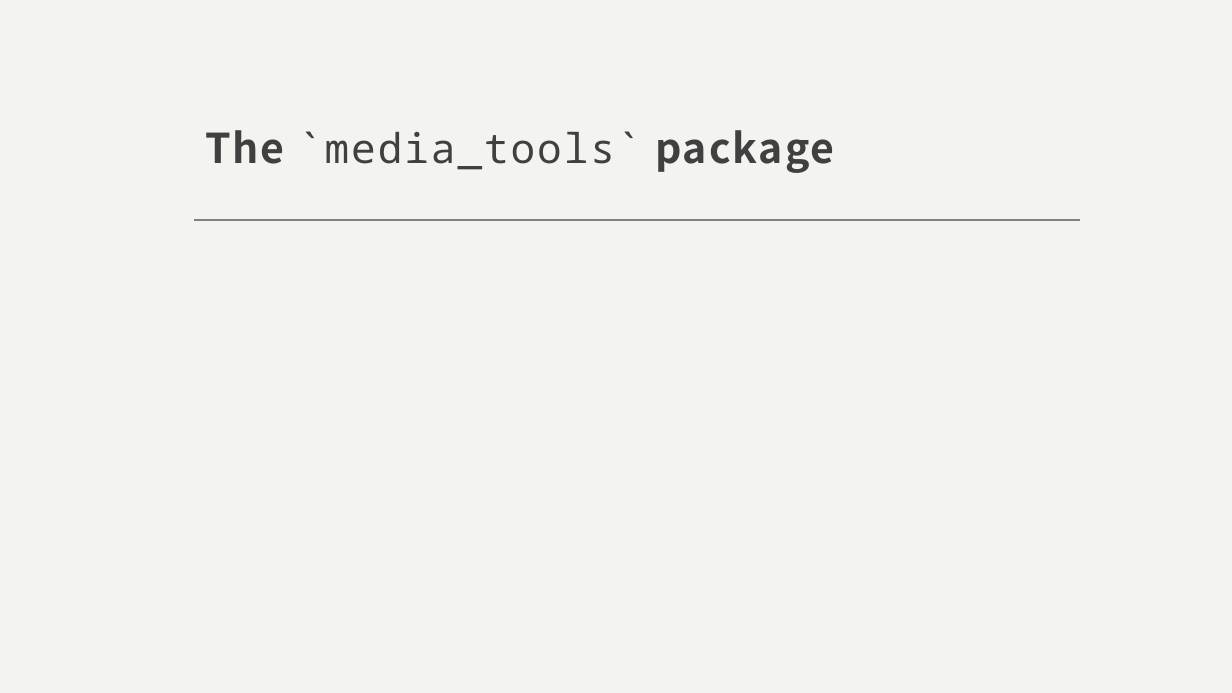
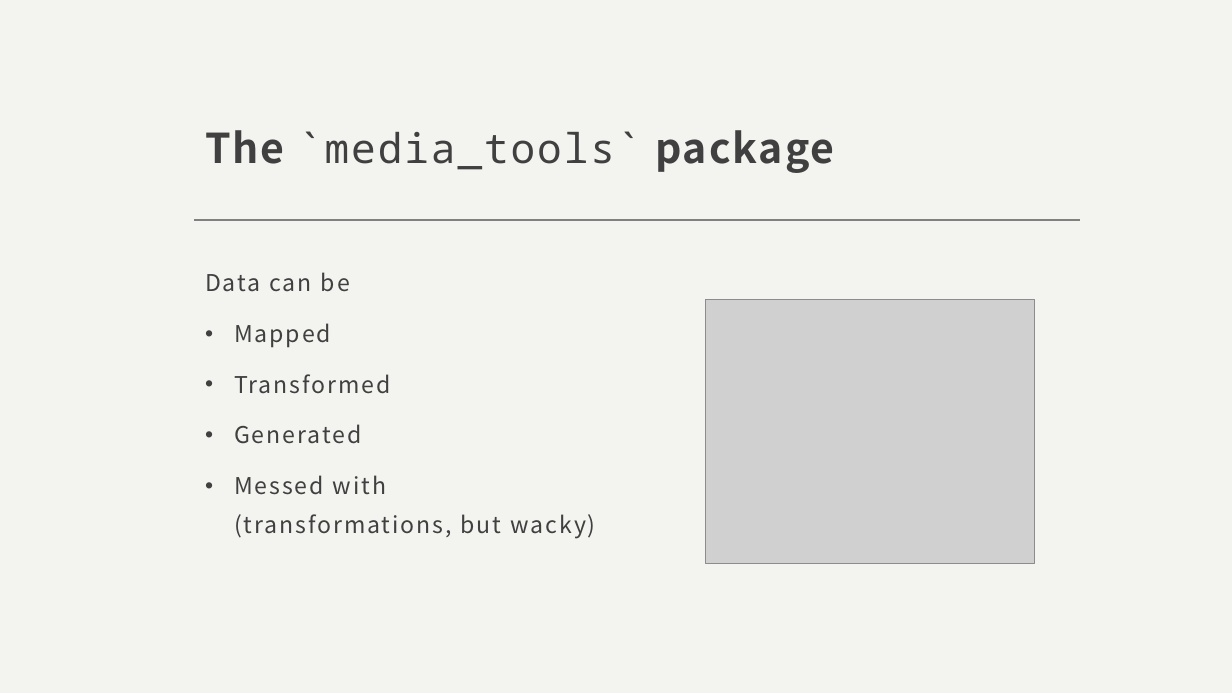
Before and after one commit to phileasdg/Image_and_Audio_Generation_and_Editing_using_Python, a slide deck: slide 6 of Independent study_final_presentation.pptx (slide 3 before the commit). Drawn at 1232x693 pixels with LibreOffice and Linux fonts; fonts in the diff are those of the drawing; grey boxes stand for pictures. Boxes give left, top, right and bottom in pixels: in the first picture for what was removed or moved away, otherwise in the second. Text is boxed around its words. In the diff, an @@ line names an element or a change of style, - is before the commit and + after.

```diff
--- a/Independent study_final_presentation.pptx
+++ b/Independent study_final_presentation.pptx
@@ text added at (205,272,596,538), 18 pt, text #404040 @@
+Data can be
+• Mapped
+• Transformed
+• Generated
+• Messed with (transformations, but wacky)
@@ picture added at (706,299,1035,563) @@
```
Also in this commit, not shown: 1 other slide changed, 7 slides added, 4 slides removed, 1 other file.
